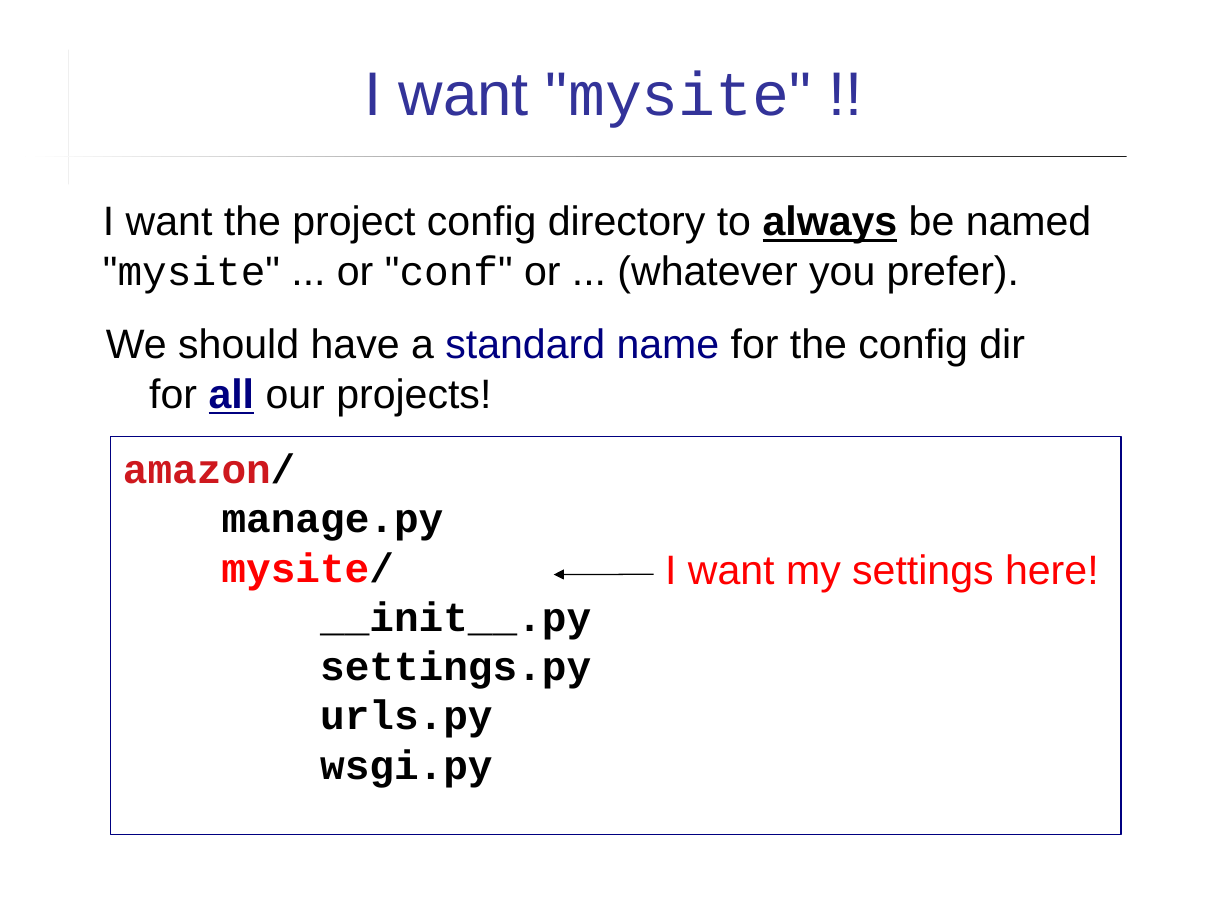
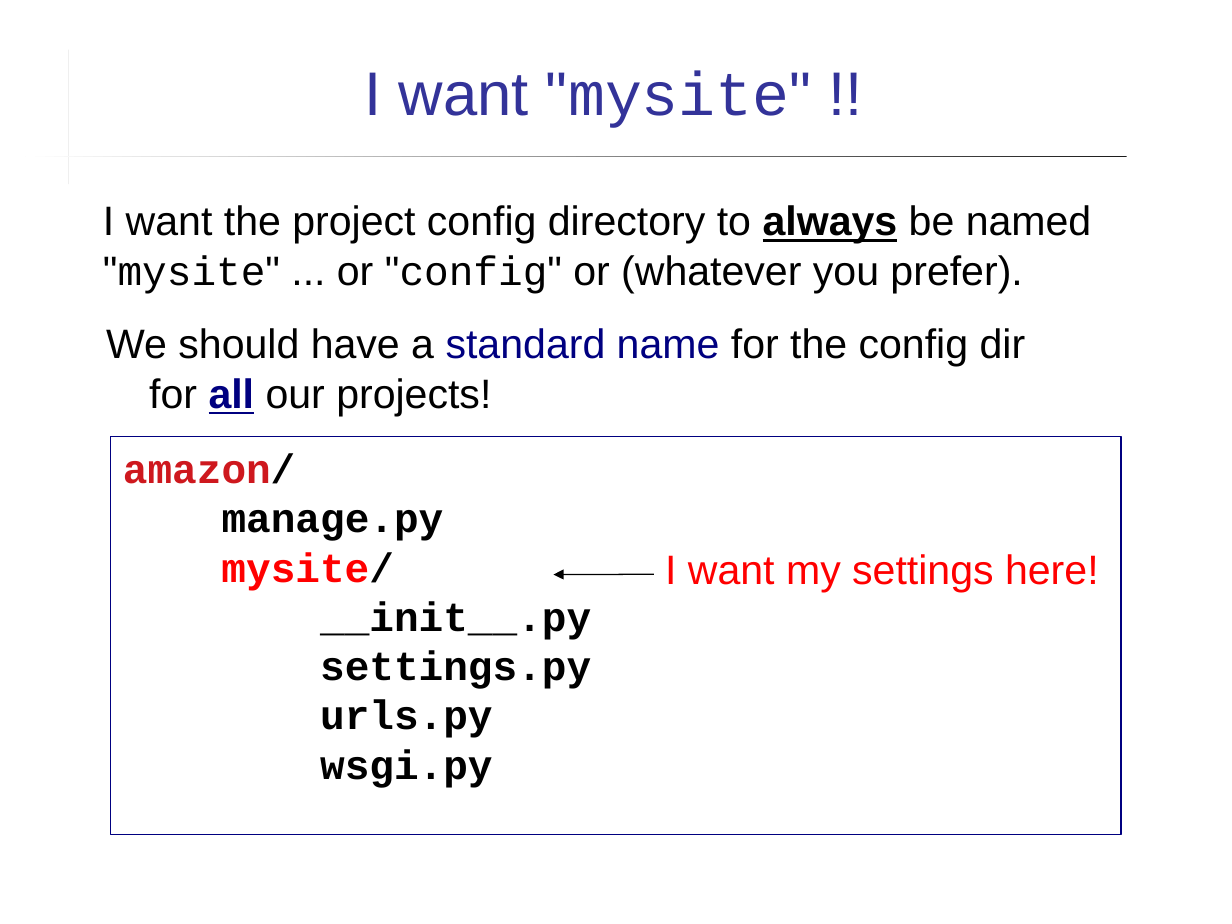
Before and after one commit to cpske/ISP, a slide deck: slide 24 of django/Intro-to-Django.ppt. Drawn at 1232x924 pixels with LibreOffice and Linux fonts; fonts in the diff are those of the drawing. Boxes give left, top, right and bottom in pixels: in the first picture for what was removed or moved away, otherwise in the second. Text is boxed around its words. In the diff, an @@ line names an element or a change of style, - is before the commit and + after.

Commit message:
add description of django dumpdata, improve wording in slides

```diff
--- a/django/Intro-to-Django.ppt
+++ b/django/Intro-to-Django.ppt
@@ text at (103,205,1092,293): text changed @@
-I want the project config directory to always be named "mysite" ... or "conf" or ... (whatever you prefer).
+I want the project config directory to always be named "mysite" ... or "config" or (whatever you prefer).
```
Also in this commit, not shown: 3 other slides changed, 6 other files.
